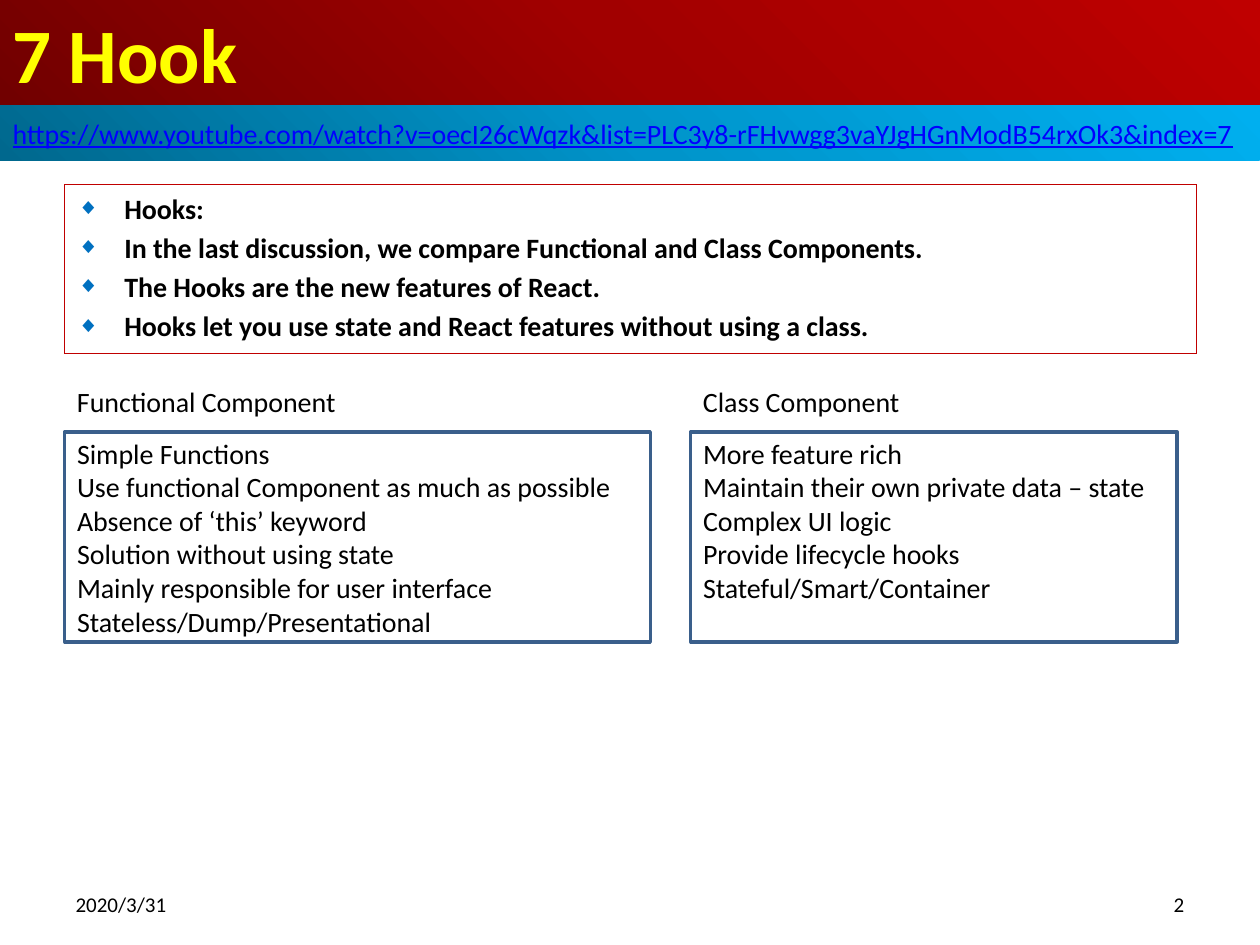
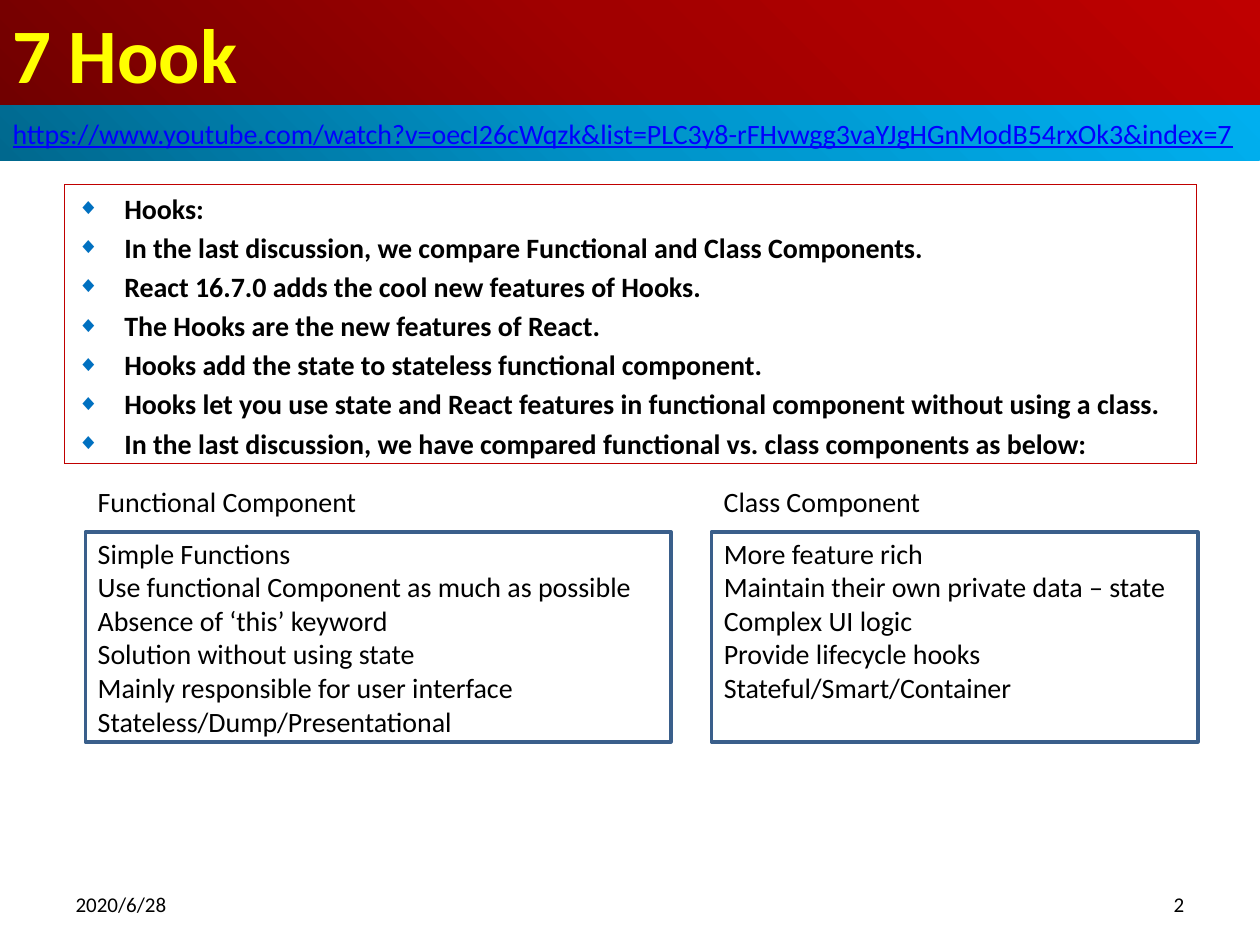
Before and after one commit to peterhchen/800-React-Hook, a slide deck: slide 2 of 07_Hook.pptx. Drawn at 1260x945 pixels with LibreOffice and Linux fonts; fonts in the diff are those of the drawing. Boxes give left, top, right and bottom in pixels: in the first picture for what was removed or moved away, otherwise in the second. Text is boxed around its words. In the diff, an @@ line names an element or a change of style, - is before the commit and + after.

Commit message:
WHat is Hook?
1. Hook add state and lifecycle to functional component
2. Hook does not need the 'this' keyword in class component

```diff
--- a/07_Hook.pptx
+++ b/07_Hook.pptx
@@ subtitle "Hooks:": place and size @@
-subtitle "Hooks:" at <box>64,185,1197,354</box>
+subtitle "Hooks:" at <box>64,185,1197,465</box>
@@ subtitle at <box>124,277,700,298</box>: paragraph added @@
+◆ React 16.7.0 adds the cool new features of Hooks.
@@ subtitle at <box>124,355,1159,459</box>: text changed @@
-◆ Hooks let you use state and React features without using a class.
+◆ Hooks add the state to stateless functional component.
+◆ Hooks let you use state and React features in functional component without using a class.
+◆ In the last discussion, we have compared functional vs. class components as below:
@@ 2 rectangles, 2 texts: place and size @@
-2 rectangles, 2 texts at <box>64,392,1177,643</box>
+2 rectangles, 2 texts at <box>86,492,1198,742</box>
@@ text at <box>76,897,167,913</box>: text changed @@
-2020/3/31
+2020/6/28
```
Also in this commit, not shown: 3 other slides changed, 4 slides added.
